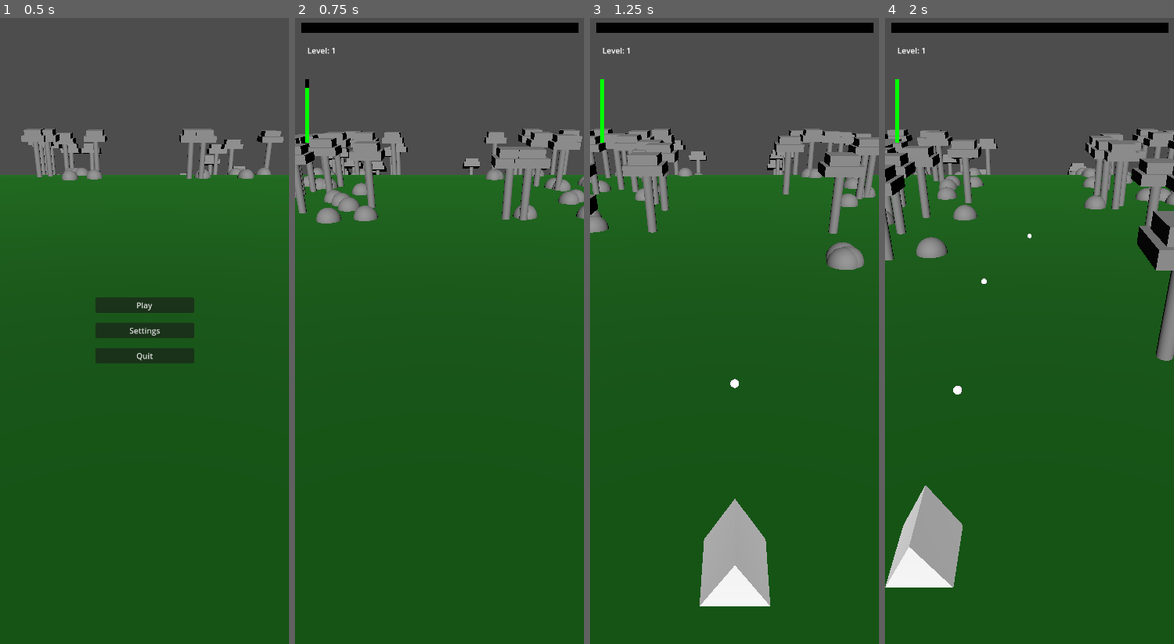
Above: before the commit, frames 1-4 (left to right).
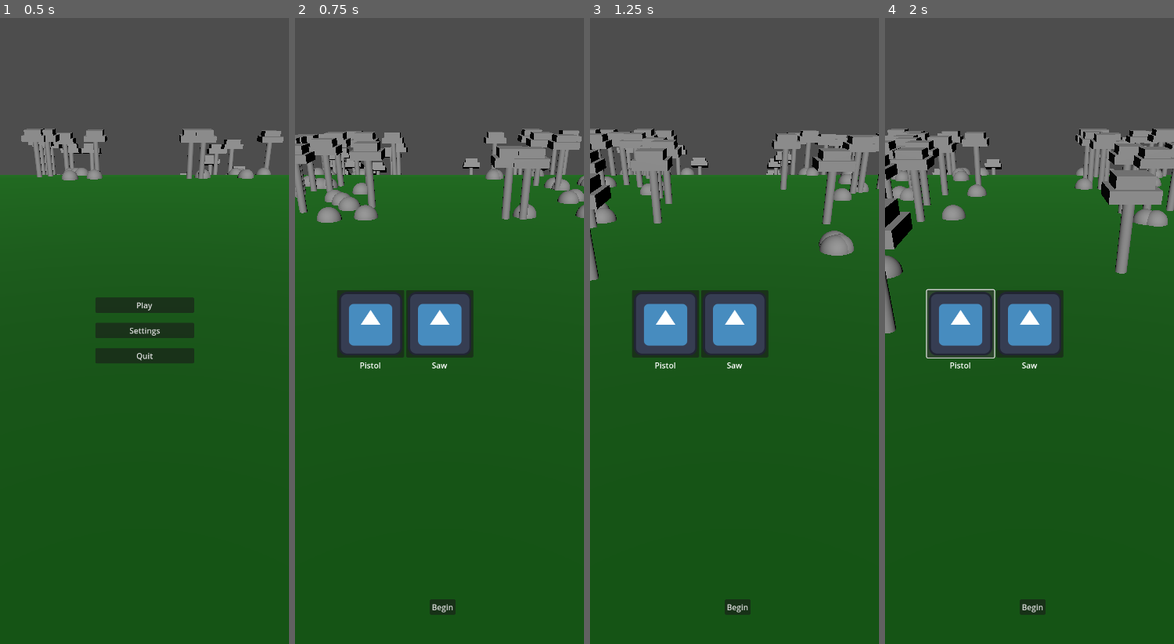
Above: after the commit, the same moments.

Repository: danbolleboom/GodotMobileGame
Game: Godot game, scene res://Scenes/world.tscn
The game is run twice, just before and just after one commit, with the same random seed, the same clock (stepped at 60 frames per second) and the same inputs. The engine's default icon, where the game draws it, is replaced by a stand-in: a white triangle on a blue panel in a dark square.
Inputs (mouse positions are in pixels of both pictures, inside the frame that each line leads up to):
- Up to frame 1 (0.5 s): no input
- Up to frame 2 (0.75 s): click "Play" at 0.5 s
- Up to frame 3 (1.25 s): no input
- Up to frame 4 (2 s): click (960, 324) at 1.27 s

Frame 1 is identical in both runs. In frame 2, 7.8% of the frame differs, in the area x 0-100%, y 0-96%; in frame 3, 16%; in frame 4, 18%.

Commit message:
terrible horrble nasty attack choosing

Diff:
--- /dev/null
+++ b/Scenes/PlayerAttacks/attack_saw.tscn
@@ -0,0 +1,12 @@
+[gd_scene load_steps=3 format=3 uid="uid://bru6ypwq6100l"]
+
+[ext_resource type="PackedScene" uid="uid://det6gdmhaeelx" path="res://Scenes/PlayerAttacks/basic_attack.tscn" id="1_ace5x"]
+[ext_resource type="PackedScene" uid="uid://b1uq22gqmefgi" path="res://Scenes/PlayerProjectiles/projectile_saw.tscn" id="2_vntjo"]
+
+[node name="AttackSaw" instance=ExtResource("1_ace5x")]
+startCooldown = 1.0
+projectileScene = ExtResource("2_vntjo")
+
+[node name="AttackData" parent="." index="0"]
+attackName = "Saw"
+attackDescription = "Shoots piercing saw blades"
--- /dev/null
+++ b/Scenes/PlayerAttacks/basic_attack.tscn
@@ -0,0 +1,15 @@
+[gd_scene load_steps=4 format=3 uid="uid://det6gdmhaeelx"]
+
+[ext_resource type="Script" uid="uid://1cu5bi8y6av6" path="res://Scripts/attack_controller.gd" id="1_6oduf"]
+[ext_resource type="PackedScene" uid="uid://c5ueclcie2is4" path="res://Scenes/PlayerProjectiles/projectile.tscn" id="2_8tbbm"]
+[ext_resource type="Script" uid="uid://s08txm54fkuk" path="res://Scripts/PlayerAttacks/player_attack_data.gd" id="3_8tbbm"]
+
+[node name="BasicAttack" type="Node3D"]
+script = ExtResource("1_6oduf")
+startCooldown = 0.3
+projectileScene = ExtResource("2_8tbbm")
+
+[node name="AttackData" type="Node" parent="."]
+script = ExtResource("3_8tbbm")
+attackName = "Pistol"
+attackDescription = "Shoots weak projectiles"
--- a/Scenes/projectile.tscn
+++ b/Scenes/PlayerProjectiles/projectile.tscn
@@ -21,6 +21,7 @@
 damage = 5
 pierce = 1
 speed = 15.0
+spread = 0.03
 enemyDamageParticles = ExtResource("3_d4467")
 
 [node name="MeshInstance3D" type="MeshInstance3D" parent="."]
--- /dev/null
+++ b/Scenes/PlayerProjectiles/projectile_saw.tscn
@@ -0,0 +1,11 @@
+[gd_scene load_steps=2 format=3 uid="uid://b1uq22gqmefgi"]
+
+[ext_resource type="PackedScene" uid="uid://c5ueclcie2is4" path="res://Scenes/PlayerProjectiles/projectile.tscn" id="1_wvkhb"]
+
+[node name="ProjectileSaw" instance=ExtResource("1_wvkhb")]
+transform = Transform3D(0.5, 0, 0, 0, 0.5, 0, 0, 0, 0.5, 0, 0, 0)
+
+[node name="ProjectileData" parent="." index="0"]
+damage = 8
+pierce = 5
+speed = 10.0
--- /dev/null
+++ b/Scenes/UI/attack_button.tscn
@@ -0,0 +1,23 @@
+[gd_scene load_steps=3 format=3 uid="uid://02yu3ceg1413"]
+
+[ext_resource type="Script" uid="uid://dnye4x74jp1kp" path="res://Scripts/UI/attack_button.gd" id="1_pxwcf"]
+[ext_resource type="Texture2D" uid="uid://nq4fr5v5s2fy" path="res://icon.svg" id="2_4nyev"]
+
+[node name="AttackButton" type="VBoxContainer"]
+offset_right = 136.0
+offset_bottom = 163.0
+scale = Vector2(0.5, 0.5)
+script = ExtResource("1_pxwcf")
+
+[node name="Button" type="Button" parent="."]
+layout_mode = 2
+size_flags_vertical = 3
+icon = ExtResource("2_4nyev")
+
+[node name="NameText" type="Label" parent="."]
+layout_mode = 2
+text = "Attack name"
+horizontal_alignment = 1
+vertical_alignment = 1
+
+[connection signal="button_up" from="Button" to="." method="_on_button_button_up"]
--- a/Scenes/UI/ui_manager.tscn
+++ b/Scenes/UI/ui_manager.tscn
@@ -1,7 +1,9 @@
-[gd_scene load_steps=7 format=3 uid="uid://cn4bf5orw4u3"]
+[gd_scene load_steps=10 format=3 uid="uid://cn4bf5orw4u3"]
 
 [ext_resource type="Script" uid="uid://ck70o60e7cvpw" path="res://Scripts/UI/ui_manager.gd" id="1_x5yhv"]
 [ext_resource type="Script" uid="uid://bce6bd5bd3xmj" path="res://Scripts/UI/game_ui.gd" id="2_huwks"]
+[ext_resource type="Script" uid="uid://du7qimrr3ndp2" path="res://Scripts/UI/attack_select_ui.gd" id="3_1bij0"]
+[ext_resource type="PackedScene" uid="uid://02yu3ceg1413" path="res://Scenes/UI/attack_button.tscn" id="4_88ycu"]
 
 [sub_resource type="StyleBoxFlat" id="StyleBoxFlat_huwks"]
 bg_color = Color(0, 0, 0, 1)
@@ -15,10 +17,14 @@
 [sub_resource type="StyleBoxFlat" id="StyleBoxFlat_04kky"]
 bg_color = Color(0, 1, 0, 1)
 
+[sub_resource type="LabelSettings" id="LabelSettings_1bij0"]
+font_size = 48
+
 [node name="UiManager" type="Node"]
 script = ExtResource("1_x5yhv")
 
 [node name="GameUI" type="Control" parent="."]
+visible = false
 layout_mode = 3
 anchors_preset = 15
 anchor_right = 1.0
@@ -65,6 +71,7 @@
 show_percentage = false
 
 [node name="MainMenu" type="Control" parent="."]
+visible = false
 layout_mode = 3
 anchors_preset = 15
 anchor_right = 1.0
@@ -131,6 +138,61 @@
 layout_mode = 2
 text = "Return To Menu"
 
+[node name="ScoreText" type="Label" parent="GameOver"]
+layout_mode = 1
+anchors_preset = 5
+anchor_left = 0.5
+anchor_right = 0.5
+offset_left = -48.5
+offset_top = 150.0
+offset_right = 48.5
+offset_bottom = 173.00005
+grow_horizontal = 2
+text = "Score: 69420"
+label_settings = SubResource("LabelSettings_1bij0")
+
+[node name="AttackSelectUI" type="Control" parent="."]
+layout_mode = 3
+anchors_preset = 15
+anchor_right = 1.0
+anchor_bottom = 1.0
+grow_horizontal = 2
+grow_vertical = 2
+script = ExtResource("3_1bij0")
+attackButtonTscn = ExtResource("4_88ycu")
+
+[node name="StartButton" type="Button" parent="AttackSelectUI"]
+layout_mode = 1
+anchors_preset = 7
+anchor_left = 0.5
+anchor_top = 1.0
+anchor_right = 0.5
+anchor_bottom = 1.0
+offset_left = -20.0
+offset_top = -89.630005
+offset_right = 32.0
+offset_bottom = -58.629997
+grow_horizontal = 2
+grow_vertical = 0
+text = "Begin
+"
+
+[node name="Attacks" type="BoxContainer" parent="AttackSelectUI"]
+layout_mode = 1
+anchors_preset = 8
+anchor_left = 0.5
+anchor_top = 0.5
+anchor_right = 0.5
+anchor_bottom = 0.5
+offset_left = -208.0
+offset_top = -81.5
+offset_right = 208.0
+offset_bottom = 81.5
+grow_horizontal = 2
+grow_vertical = 2
+
 [connection signal="button_up" from="MainMenu/Buttons/Play" to="." method="_on_play_button_up"]
+[connection signal="button_up" from="MainMenu/Buttons/Quit" to="." method="_on_quit_button_up"]
 [connection signal="button_up" from="GameOver/Buttons/Retry" to="." method="_on_retry_button_up"]
 [connection signal="button_up" from="GameOver/Buttons/ToMenu" to="." method="_on_to_menu_button_up"]
+[connection signal="button_up" from="AttackSelectUI/StartButton" to="." method="_on_start_button_button_up"]
--- a/Scenes/player.tscn
+++ b/Scenes/player.tscn
@@ -1,8 +1,6 @@
-[gd_scene load_steps=8 format=3 uid="uid://bd75e2k4dd304"]
+[gd_scene load_steps=6 format=3 uid="uid://bd75e2k4dd304"]
 
 [ext_resource type="Script" uid="uid://ci1wvlorq81e7" path="res://Scripts/player_movement.gd" id="1_v0iea"]
-[ext_resource type="Script" uid="uid://1cu5bi8y6av6" path="res://Scripts/attack_controller.gd" id="2_cvnsp"]
-[ext_resource type="PackedScene" uid="uid://c5ueclcie2is4" path="res://Scenes/projectile.tscn" id="3_6t5aa"]
 [ext_resource type="Script" uid="uid://w6wnb0vg2vab" path="res://Scripts/player_data.gd" id="4_vgqql"]
 
 [sub_resource type="PrismMesh" id="PrismMesh_v0iea"]
@@ -26,14 +24,6 @@
 mesh = SubResource("PrismMesh_v0iea")
 surface_material_override/0 = SubResource("StandardMaterial3D_vgqql")
 
-[node name="AttackController" type="Node3D" parent="."]
-script = ExtResource("2_cvnsp")
-startCooldown = 0.4
-projectileScene = ExtResource("3_6t5aa")
-
-[node name="AttackSource" type="Node3D" parent="AttackController"]
-transform = Transform3D(1, 0, 0, 0, 1, 0, 0, 0, 1, 0, 0, 0.7319852)
-
 [node name="PlayerData" type="Node" parent="."]
 script = ExtResource("4_vgqql")
 immunityDuration = 2.0
--- a/Scripts/DirectorScripts/game_director.gd
+++ b/Scripts/DirectorScripts/game_director.gd
@@ -1,10 +1,7 @@
 extends Node
 
 @export var playerScene: PackedScene;
-@export var enemies: Array[PackedScene]
 @export var decorations: Array[PackedScene]
-
-@export var test: Dictionary = { "key": "value" }
 
 @onready var enemySpawnData = $EnemySpawnData;
 @onready var enemiesParent = $Enemies;
@@ -14,11 +11,15 @@
 
 @onready var player = load(playerScene.resource_path);
 
+var enemies: Array[PackedScene]
+
 var level: int = 0;
 var spawnsThisLevel: int = 0;
 var spawnTimer: float = 0;
 
 var decorationSpawnTimer: float = 0;
+
+var score: int = 0;
 
 # Called when the node enters the scene tree for the first time.
 func _ready() -> void:
@@ -26,28 +27,18 @@
 	Constants.gameDirector = self;
 
 	# Load enemies
-	var path = "Scenes/Enemies"
-	var dir = DirAccess.open(path)
-	if dir:
-		dir.list_dir_begin();
-		var fileName = dir.get_next();
-		while fileName != "":
-			if !dir.current_is_dir():
-				if fileName.get_extension() == "tscn":
-					var fullPath = path.path_join(fileName);
-					enemies.append(load(fullPath))
-			fileName = dir.get_next();
-
+	enemies = Constants.LoadScenesInFile("Scenes/Enemies")
 
 func EnemyDied(_cost: int) -> void:
-		spawnsThisLevel += _cost;
+	spawnsThisLevel += _cost;
+	score += _cost;
 
-		if spawnsThisLevel >= enemySpawnData.enemiesPerLevel:
-			spawnsThisLevel -= enemySpawnData.enemiesPerLevel;
-			level += 1;
-			enemySpawnData.UpdateData(level);
+	if spawnsThisLevel >= enemySpawnData.enemiesPerLevel:
+		spawnsThisLevel -= enemySpawnData.enemiesPerLevel;
+		level += 1;
+		enemySpawnData.UpdateData(level);
 
-		Constants.uiManager.game.SetLevelProgress(spawnsThisLevel as float / enemySpawnData.enemiesPerLevel);
+	Constants.uiManager.game.SetLevelProgress(spawnsThisLevel as float / enemySpawnData.enemiesPerLevel);
 
 func StartGame() -> void:
 	Constants.gameActive = true;
@@ -56,6 +47,7 @@
 	level = 1;
 	spawnTimer = 0;
 	enemySpawnData.UpdateData(level);
+	score = 0;
 
 	Constants.uiManager.game.SetLevelProgress(0);
 
--- a/Scripts/Globals/constants.gd
+++ b/Scripts/Globals/constants.gd
@@ -9,3 +9,20 @@
 var gameDirector: Node;
 var uiManager: Node;
 var player: Node;
+var selectedAttack: PackedScene = null;
+
+func LoadScenesInFile(path: String) -> Array[PackedScene]:
+	var array: Array[PackedScene];
+
+	var dir = DirAccess.open(path)
+	if dir:
+		dir.list_dir_begin();
+		var fileName = dir.get_next();
+		while fileName != "":
+			if !dir.current_is_dir():
+				if fileName.get_extension() == "tscn":
+					var fullPath = path.path_join(fileName);
+					array.append(load(fullPath))
+			fileName = dir.get_next();
+
+	return array;
--- /dev/null
+++ b/Scripts/PlayerAttacks/player_attack_data.gd
@@ -0,0 +1,4 @@
+extends Node
+
+@export var attackName: String;
+@export var attackDescription: String;
--- /dev/null
+++ b/Scripts/UI/attack_button.gd
@@ -0,0 +1,19 @@
+extends Control
+
+var attackTscn: PackedScene;
+
+func SetAttack(_attack: PackedScene) -> void:
+	var attackTemp = load(_attack.resource_path).instantiate();
+
+	var nameText: Label = $NameText;
+
+	var data = attackTemp.get_node("AttackData");
+	nameText.text = data.attackName;
+
+	attackTscn = _attack;
+
+	attackTemp.queue_free();
+
+
+func _on_button_button_up() -> void:
+	Constants.selectedAttack = attackTscn;
--- /dev/null
+++ b/Scripts/UI/attack_select_ui.gd
@@ -0,0 +1,27 @@
+extends Control
+
+var attacks: Array[Node];
+@onready var attacksContainer: BoxContainer = $Attacks
+
+@export var attackButtonTscn: PackedScene;
+
+# Called when the node enters the scene tree for the first time.
+func _ready() -> void:
+	var packedAttacks = Constants.LoadScenesInFile("Scenes/PlayerAttacks");
+
+	for attack in packedAttacks:
+		var attackLoaded = load(attack.resource_path).instantiate();
+		var data = attackLoaded.get_node("AttackData")
+
+		var button = attackButtonTscn.instantiate();
+		button.SetAttack(attack);
+
+		print("Attack: " + data.attackName + "\n - " + data.attackDescription);
+		attacks.append(attackLoaded);
+
+		attacksContainer.add_child(button);
+
+
+# Called every frame. 'delta' is the elapsed time since the previous frame.
+func _process(delta: float) -> void:
+	pass
--- a/Scripts/UI/ui_manager.gd
+++ b/Scripts/UI/ui_manager.gd
@@ -3,7 +3,9 @@
 @onready var menu: Node = $MainMenu
 @onready var game: Node = $GameUI
 @onready var end: Node = $GameOver
+@onready var attacks: Node = $AttackSelectUI
 @onready var director: Node = get_tree().root.get_node("World/GameDirector")
+@onready var scoreText: Label = $GameOver/ScoreText
 
 var initialised: bool = false;
 
@@ -11,6 +13,9 @@
 func _ready() -> void:
 	game.process_mode = Node.PROCESS_MODE_DISABLED;
 	game.hide();
+	end.hide();
+	attacks.hide();
+	menu.show();
 	Constants.uiManager = self;
 
 
@@ -21,13 +26,12 @@
 
 func _on_play_button_up() -> void:
 	menu.hide();
-	game.show();
-	game.process_mode = Node.PROCESS_MODE_INHERIT;
-	director.StartGame();
+	attacks.show();
 
 func PlayerDie() -> void:
 	game.hide();
 	end.show();
+	scoreText.text = "Score: %d00" % Constants.gameDirector.score;
 
 func _on_retry_button_up() -> void:
 	end.hide();
@@ -38,3 +42,14 @@
 func _on_to_menu_button_up() -> void:
 	end.hide();
 	menu.show();
+
+
+func _on_quit_button_up() -> void:
+	get_tree().quit();
+
+
+func _on_start_button_button_up() -> void:
+	game.show();
+	game.process_mode = Node.PROCESS_MODE_INHERIT;
+	attacks.hide();
+	director.StartGame();
--- a/Scripts/attack_controller.gd
+++ b/Scripts/attack_controller.gd
@@ -6,7 +6,6 @@
 
 @onready var projectileLoaded = load(projectileScene.resource_path)
 
-@onready var attackSource = $AttackSource;
 @onready var projectileParent = get_tree().root.get_node("World/ProjectileParent");
 
 # Called when the node enters the scene tree for the first time.
@@ -24,6 +23,6 @@
 
 func Attack() -> void:
 	var newProjectile = projectileLoaded.instantiate();
-	newProjectile.position = attackSource.global_position;
+	newProjectile.position = global_position;
 	projectileParent.add_child(newProjectile);
 	pass
--- a/Scripts/player_movement.gd
+++ b/Scripts/player_movement.gd
@@ -17,6 +17,7 @@
 func _ready() -> void:
 	position = startPosition;
 	Constants.player = self;
+	add_child(Constants.selectedAttack.instantiate());
 
 func GetHealthRatio() -> float:
 	return playerData.currentHealth as float / playerData.maxHealth;
Not shown, added: Scripts/PlayerAttacks/player_attack_data.gd.uid
Not shown, added: Scripts/UI/attack_button.gd.uid
Not shown, added: Scripts/UI/attack_select_ui.gd.uid
